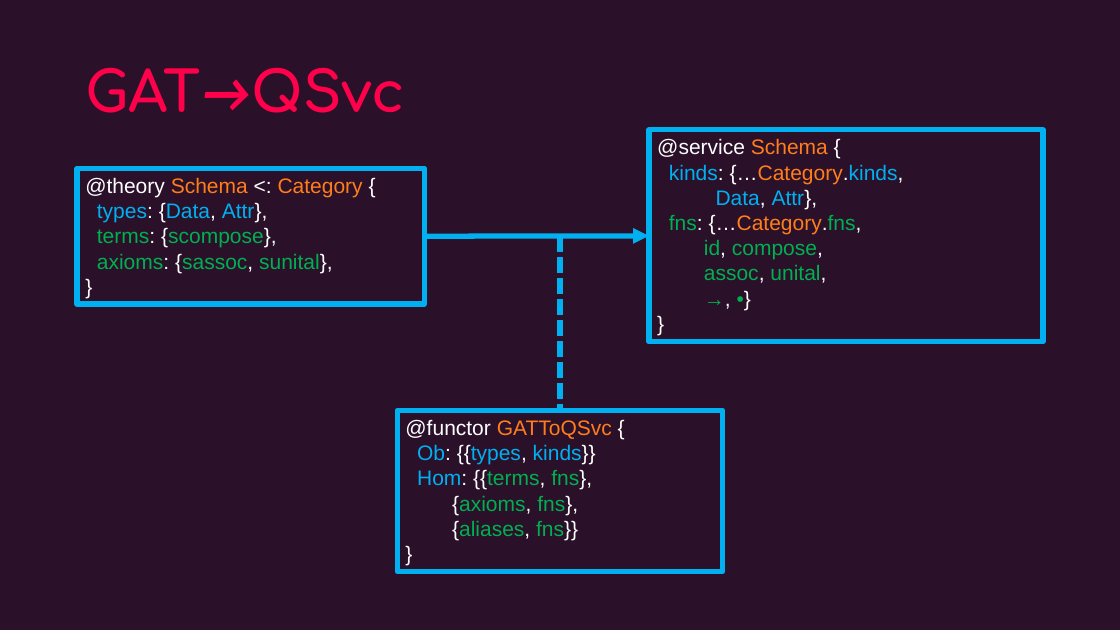
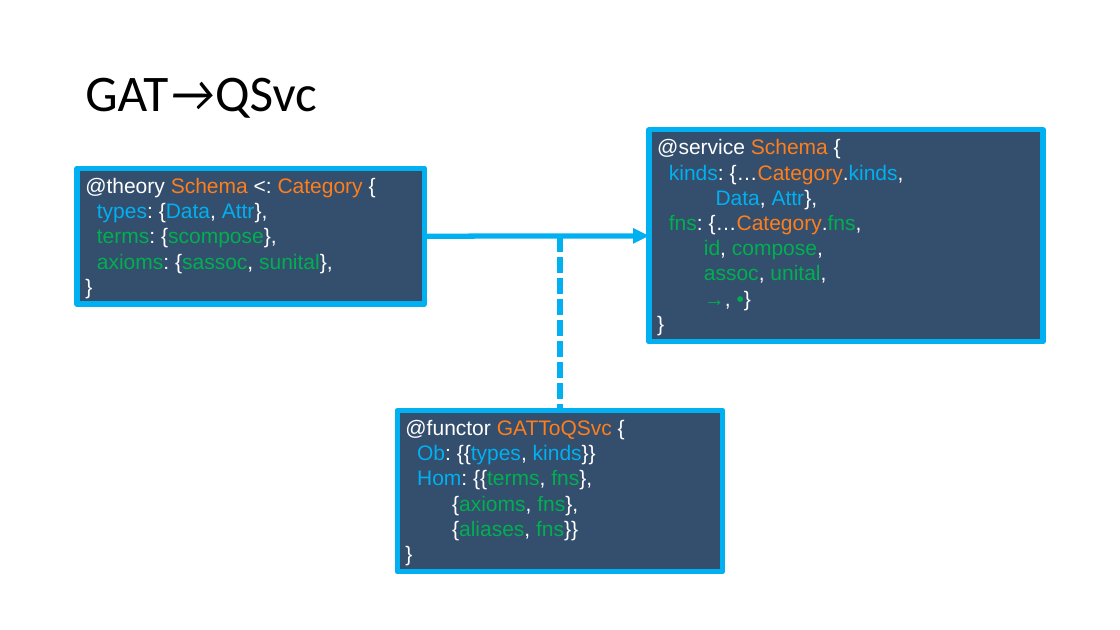
Before and after one commit to maana-io/cat-ml, a slide deck: slide 13 of presentations/gats-intro.pptx. Drawn at 1120x630 pixels with LibreOffice and Linux fonts; fonts in the diff are those of the drawing; background and template pictures are left out. Boxes give left, top, right and bottom in pixels: in the first picture for what was removed or moved away, otherwise in the second. Text is boxed around its words. In the diff, an @@ line names an element or a change of style, - is before the commit and + after.

```diff
--- a/presentations/gats-intro.pptx
+++ b/presentations/gats-intro.pptx
@@ background picture (left out) to #FFFFFF @@
@@ title "GAT→QSvc" at box(85, 77, 316, 118): size 48 to 44 pt, text colour #FF004A to #000000, bold off; font Comfortaa to Calibri in "GAT→QSvc" @@
@@ fill none to #344E6D in 3 elements at box(77, 168, 425, 304), box(649, 130, 1044, 342), box(397, 410, 723, 571) @@
```
Also in this commit, not shown: 26 other slides changed, 1 slide added, 1 slide removed, 1 other file.
